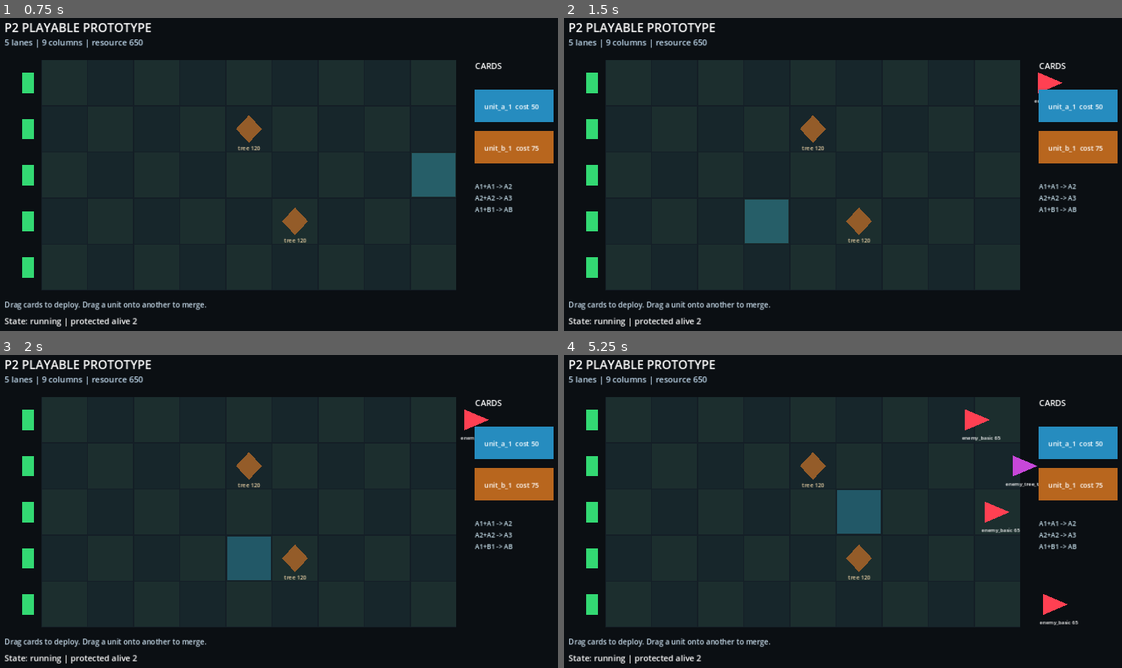
Above: before the commit, frames 1-4 (two rows, left to right).
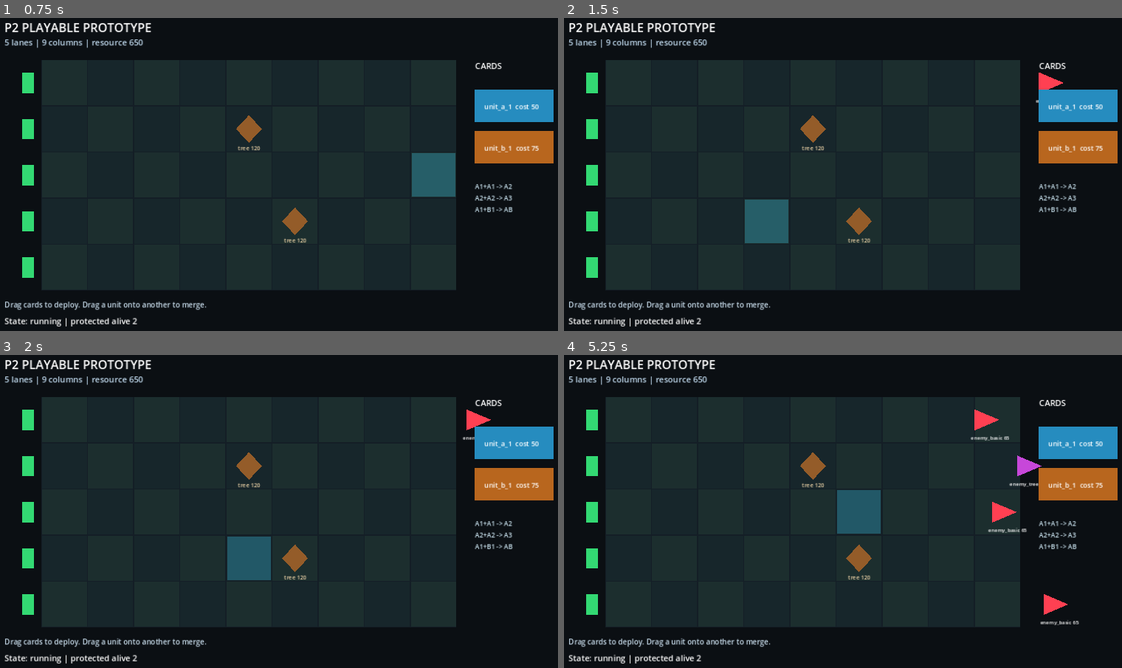
Above: after the commit, the same moments.

Repository: Sakeroux168/pvz-boonie-bears
Game: Godot game, scene res://src/app/main.tscn
Same seed, same stepped clock (60 frames per second), same inputs: the game is played once before the commit and once after it.
Inputs (mouse positions are in pixels of both pictures, inside the frame that each line leads up to):
- Up to frame 1 (0.75 s): tap Enter at 0.5 s; move the mouse to (412, 161) at 0.52 s; click (412, 161) at 0.67 s
- Up to frame 2 (1.5 s): drag from (725, 193) to (815, 243) at 1.27 s
- Up to frame 3 (2 s): no input
- Up to frame 4 (5.25 s): move the mouse to (904, 442) at 2.02 s; click (904, 442) at 2.17 s; drag from (815, 580) to (670, 464) at 2.77 s; move the mouse to (1021, 564) at 3.52 s; click (1021, 564) at 3.67 s; drag from (670, 464) to (759, 430) at 4.27 s; move the mouse to (876, 514) at 5.02 s; click (876, 514) at 5.17 s

Frame 1 is identical in both runs. In frame 2, less than 0.1% of the frame differs, in the area x 84-90%, y 17-28%; in frame 3, less than 0.1%; in frame 4, 0.7%, in the area x 71-93%, y 17-87%.

Commit message:
fix(p2): address Codex review blocking findings
1. Major - swept enemy movement: enemies now advance in substeps capped
   at 0.5 cells of distance each, re-checking unit/tree contact after
   every substep, so high move_speed or long frames can no longer tunnel
   past blockers or protected trees. (Also fixed a float-precision loop
   in the substep budget and a seconds-vs-cells unit bug found by the
   new regression tests.)

2. Major - unknown enemy in a wave no longer counts as completed:
   spawn failure now halts the battle with a new config_error state
   instead of advancing next_wave_index (prevented fake victory).

3. Acceptance gap - H3 behaviors now verified by direct damage tests:
   A2 burst (8x2), A3 periodic heavy every 3rd volley (+18), AB guard
   bonus only within 1.0 cells (+18).

4. Minor - run-tests.ps1 now quotes the --path argument so repos with
   spaces in the path work; verified in a spaced-path copy (20/20, 0).

Tests: 20 passing (14 existing + 6 new regression tests), 79 asserts.

Diff:
--- a/src/battle/battle_session.gd
+++ b/src/battle/battle_session.gd
@@ -4,6 +4,11 @@
 const STATE_RUNNING := "running"
 const STATE_VICTORY := "victory"
 const STATE_FAILURE := "failure"
+const STATE_CONFIG_ERROR := "config_error"
+# Maximum distance an enemy may travel within one combat substep. The melee
+# contact window is 0.65 cells wide, so capping substep movement below that
+# guarantees a fast enemy can never tunnel past a blocker in a single frame.
+const MAX_SUBSTEP_TRAVEL := 0.5
 const UNDO_WINDOW_MS := 3000
 
 var repository: GameDataRepository
@@ -84,6 +89,8 @@
 		return
 	elapsed += delta
 	_spawn_due_waves()
+	if state != STATE_RUNNING:
+		return
 	_tick_enemies(delta)
 	if state != STATE_RUNNING:
 		_cleanup_enemies()
@@ -103,14 +110,18 @@
 		var wave: Dictionary = waves[next_wave_index]
 		if float(wave.get("at", 0.0)) > elapsed:
 			break
-		_spawn_enemy_from_wave(wave)
+		if not _spawn_enemy_from_wave(wave):
+			# A wave referencing an unknown enemy is a data error: halt the
+			# battle instead of counting the wave as done (fake victory).
+			state = STATE_CONFIG_ERROR
+			printerr("Wave %d references unknown enemy, halting battle." % next_wave_index)
+			return
 		next_wave_index += 1
 
-func _spawn_enemy_from_wave(wave: Dictionary) -> void:
+func _spawn_enemy_from_wave(wave: Dictionary) -> bool:
 	var definition := repository.enemy_def(String(wave.get("enemy", "")))
 	if definition.is_empty():
-		push_error("Unknown enemy in wave: %s" % wave.get("enemy", ""))
-		return
+		return false
 	if wave.has("health_override"):
 		definition["max_health"] = int(wave["health_override"])
 	if wave.has("speed_override"):
@@ -119,6 +130,7 @@
 		definition["attack_damage"] = int(wave["attack_damage_override"])
 	var start_column := float(wave.get("start_column_override", float(board.columns) + 0.35))
 	enemies.append(EnemyState.from_definition(definition, int(wave.get("lane", 0)), start_column))
+	return true
 
 func _tick_enemies(delta: float) -> void:
 	for enemy in enemies:
@@ -151,7 +163,7 @@
 					attacked = true
 					break
 		if not attacked:
-			enemy.advance(delta)
+			_substep_advance(enemy, delta)
 		if enemy.crossed_finish:
 			if board.consume_insurance(enemy.lane):
 				for lane_enemy in enemies:
@@ -160,6 +172,36 @@
 			else:
 				state = STATE_FAILURE
 				return
+
+# Moves an enemy in bounded substeps, re-checking contact after each substep
+# so a high move_speed (or a long frame) cannot tunnel past a unit or tree.
+func _substep_advance(enemy: EnemyState, delta: float) -> void:
+	var remaining := enemy.move_speed * delta
+	while remaining > 0.001 and not enemy.crossed_finish:
+		# advance() takes seconds; cap the DISTANCE per substep.
+		var step := remaining
+		if enemy.move_speed > 0.0:
+			step = minf(step, MAX_SUBSTEP_TRAVEL / enemy.move_speed)
+		remaining = maxf(0.0, remaining - step * enemy.move_speed)
+		enemy.advance(step)
+		if enemy.defeated:
+			return
+		if _enemy_has_contact(enemy):
+			return
+
+func _enemy_has_contact(enemy: EnemyState) -> bool:
+	if enemy.prefers_tree:
+		for tree_cell in board.tree_positions():
+			var tree := board.tree_at(tree_cell)
+			if tree_cell.y == enemy.lane and bool(tree.get("alive", false)) and absf(enemy.progress_column - float(tree_cell.x)) <= 0.55:
+				return true
+	for unit_cell in board.unit_positions():
+		if unit_cell.y != enemy.lane:
+			continue
+		var distance := enemy.progress_column - float(unit_cell.x)
+		if distance >= -0.1 and distance <= 0.55:
+			return true
+	return false
 
 func _tick_units(delta: float) -> void:
 	for unit_cell in board.unit_positions():
--- a/src/tests/test_p2_core.gd
+++ b/src/tests/test_p2_core.gd
@@ -139,3 +139,91 @@
 
 func _empty_level(initial_resource: int) -> Dictionary:
 	return {"id":"test","lanes":5,"columns":9,"initial_resource":initial_resource,"minimum_protected_trees":0,"protected_trees":[],"waves":[]}
+
+# --- Codex review round 2 regression tests ---
+
+func _battle_with_unit(unit_id: String, cell: Vector2i, resource: int = 1000) -> BattleSession:
+	var battle := BattleSession.new(repository, _empty_level(resource))
+	assert_true(battle.deploy(unit_id, cell)["ok"])
+	return battle
+
+func _wave(enemy: String, lane: int, at: float = 0.0, speed: float = 0.1, column: float = 8.0, health: int = 1000) -> Dictionary:
+	return {"at":at,"enemy":enemy,"lane":lane,"speed_override":speed,"start_column_override":column,"health_override":health}
+
+func test_fast_enemy_cannot_tunnel_past_blocking_unit() -> void:
+	# Regression: a high move_speed * delta once jumped the 0.65-cell contact
+	# window in one advance(), letting enemies bypass blockers entirely.
+	var battle := _battle_with_unit("unit_b_1", Vector2i(4, 0))
+	var enemy := EnemyState.from_definition({"id":"e","move_speed":60.0,"max_health":100000,"attack_damage":1,"attack_period":0.5}, 0, 8.0)
+	battle.enemies.append(enemy)
+	for _i in range(10):
+		battle.tick(0.5)
+		if battle.state != BattleSession.STATE_RUNNING:
+			break
+	assert_true(is_instance_valid(enemy))
+	assert_false(enemy.crossed_finish, "fast enemy must stop at the blocker, not tunnel past")
+	assert_true(battle.board.cell_value(Vector2i(4, 0)) is UnitState, "blocker still on board")
+	assert_lt(enemy.progress_column, 4.6, "enemy held inside contact window of blocker")
+
+func test_fast_tree_targeter_cannot_tunnel_past_protected_tree() -> void:
+	var level := _empty_level(500)
+	level["protected_trees"] = [{"id":"tree","lane":2,"column":5,"health":100000}]
+	var battle := BattleSession.new(repository, level)
+	var enemy := EnemyState.from_definition({"id":"e","move_speed":60.0,"max_health":100000,"attack_damage":1,"attack_period":0.5,"prefers_tree":true}, 2, 8.0)
+	battle.enemies.append(enemy)
+	for _i in range(10):
+		battle.tick(0.5)
+		if battle.state != BattleSession.STATE_RUNNING:
+			break
+	assert_false(enemy.crossed_finish, "fast tree-targeter must stop at the tree, not tunnel past")
+	assert_true(battle.tree_rule.is_met(battle.board), "tree still alive")
+
+func test_unknown_enemy_wave_enters_config_error_instead_of_fake_victory() -> void:
+	# Regression: unknown enemy used to be skipped while next_wave_index still
+	# advanced, producing a false victory once the board emptied.
+	var level := _empty_level(500)
+	level["waves"] = [_wave("enemy_basic", 0), _wave("enemy_does_not_exist", 1, 1.0)]
+	var battle := BattleSession.new(repository, level)
+	for _i in range(60):
+		battle.tick(0.1)
+		if battle.state != BattleSession.STATE_RUNNING:
+			break
+	assert_eq(battle.state, BattleSession.STATE_CONFIG_ERROR)
+	assert_ne(battle.state, BattleSession.STATE_VICTORY)
+
+func test_a2_double_ranged_deals_burst_damage() -> void:
+	# H3 behavior check: unit_a_2 fires burst_count=2 shots of damage=8.
+	var battle := _battle_with_unit("unit_a_2", Vector2i(0, 0))
+	var enemy := EnemyState.from_definition({"id":"e","move_speed":0.0,"max_health":100,"attack_damage":0}, 0, 2.0)
+	battle.enemies.append(enemy)
+	battle.tick(0.1)
+	assert_eq(enemy.health, 84, "one volley deals 8 x 2 burst damage")
+	battle.tick(0.1)
+	assert_eq(enemy.health, 84, "no second volley before attack_period elapses")
+	battle.tick(0.8)
+	assert_eq(enemy.health, 68, "second volley after attack_period")
+
+func test_a3_heavy_strike_every_third_shot() -> void:
+	# H3 behavior check: unit_a_3 deals 10x2, and every 3rd volley adds +18.
+	var battle := _battle_with_unit("unit_a_3", Vector2i(0, 0))
+	var enemy := EnemyState.from_definition({"id":"e","move_speed":0.0,"max_health":1000,"attack_damage":0}, 0, 2.0)
+	battle.enemies.append(enemy)
+	battle.tick(0.1)
+	assert_eq(enemy.health, 980, "volley 1: 10 x 2")
+	battle.tick(0.9)
+	assert_eq(enemy.health, 960, "volley 2: 10 x 2")
+	battle.tick(0.9)
+	assert_eq(enemy.health, 922, "volley 3: 10 x 2 + 18 heavy")
+	battle.tick(0.9)
+	assert_eq(enemy.health, 902, "volley 4: heavy counter resets, 10 x 2")
+
+func test_ab_guard_bonus_applies_only_in_close_range() -> void:
+	# H3 behavior check: unit_ab adds guard_damage when target within 1.0.
+	var battle := _battle_with_unit("unit_ab", Vector2i(0, 0))
+	var close := EnemyState.from_definition({"id":"c","move_speed":0.0,"max_health":100,"attack_damage":0}, 0, 0.9)
+	var far := EnemyState.from_definition({"id":"f","move_speed":0.0,"max_health":100,"attack_damage":0}, 0, 3.0)
+	battle.enemies.append(close)
+	battle.enemies.append(far)
+	battle.tick(0.1)
+	assert_eq(close.health, 72, "close target takes 10 + 18 guard damage (100-28)")
+	assert_eq(far.health, 100, "ranged part only reaches nearest; far target untouched this volley")
Not shown, added: docs/poc/p5_playtest_failure.png.import
Not shown, added: docs/poc/p5_playtest_victory.png.import
Not shown, changed: scripts/run-tests.ps1
